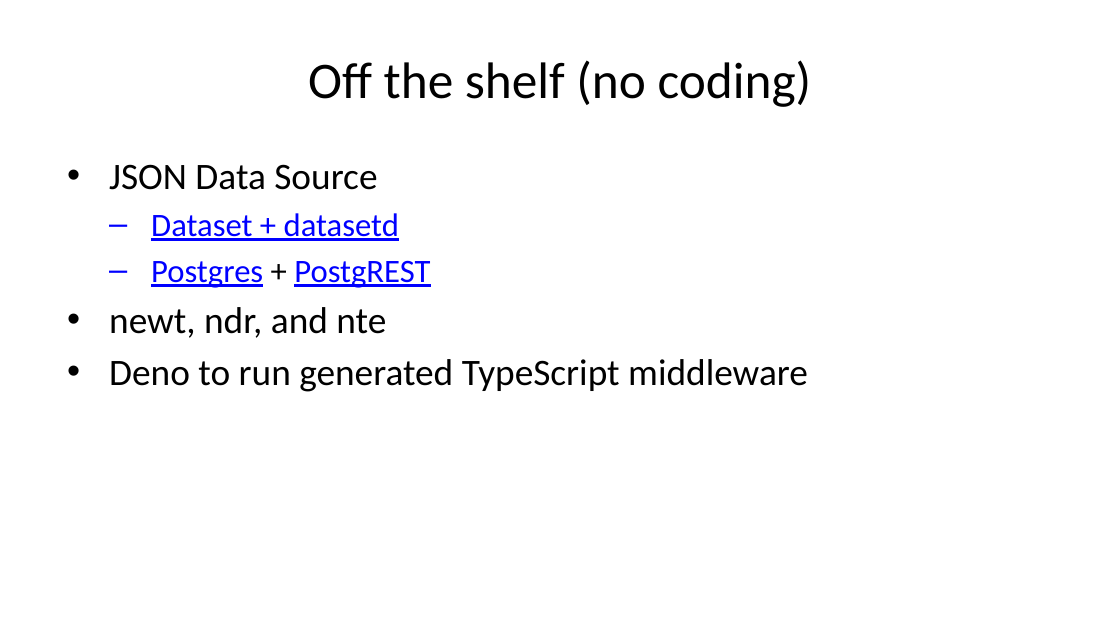
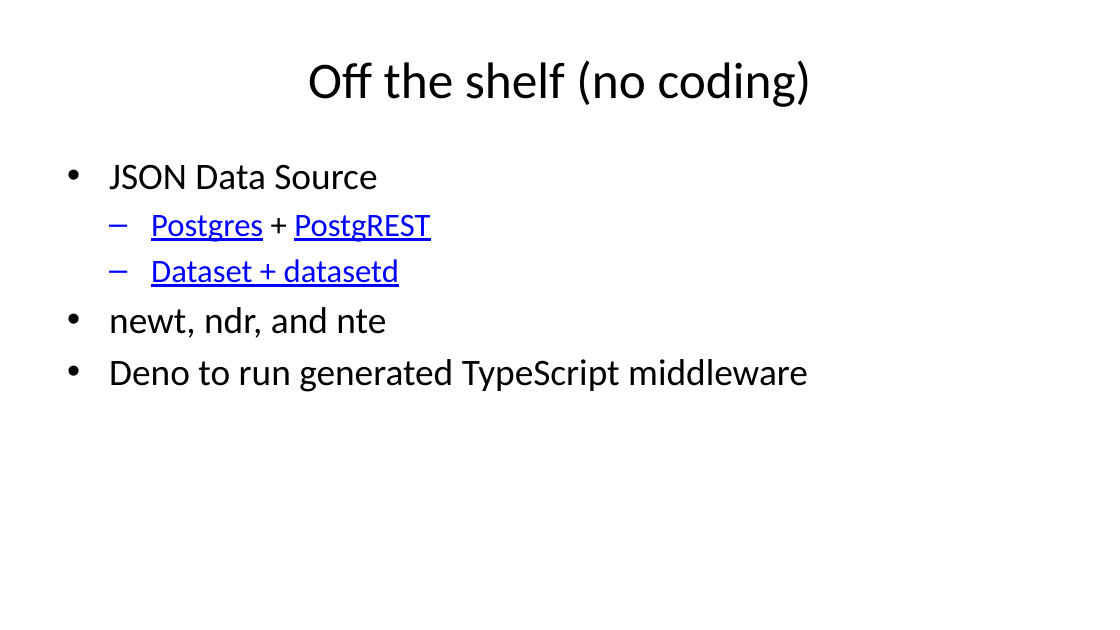
Before and after one commit to caltechlibrary/newt, a slide deck: slide 11 of presentation3/newt-p3.pptx. Drawn at 1120x630 pixels with LibreOffice and Linux fonts; fonts in the diff are those of the drawing. Boxes give left, top, right and bottom in pixels: in the first picture for what was removed or moved away, otherwise in the second. Text is boxed around its words. In the diff, an @@ line names an element or a change of style, - is before the commit and + after.

```diff
--- a/presentation3/newt-p3.pptx
+++ b/presentation3/newt-p3.pptx
@@ text at [151, 214, 430, 242]: paragraph added @@
+  – Postgres + PostgREST
@@ text at [151, 260, 430, 288]: paragraph removed @@
-  – Postgres + PostgREST
```
Also in this commit, not shown: 2 other slides changed, 22 other files.
